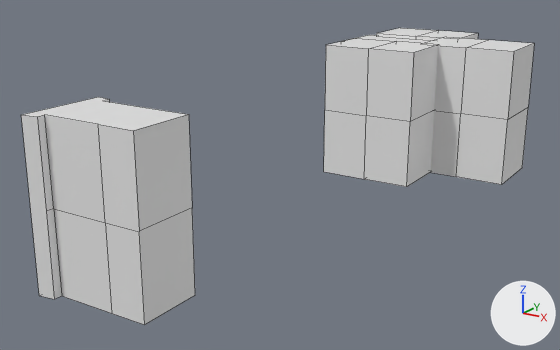
What one commit did to the Blender file Models/GroupD/Factory Kit/Factory Interior/Support Beams/FI-013 SupportBeam_Wall.blend.
Camera for both pictures: a 50 mm camera at (5.59, -5.51, 3.74) aimed at (-0.11, 3.25, 0.49). The axes (+X, +Y, +Z) are drawn at lower right. The lights are the same throughout. Mesh edges are drawn as thin lines.
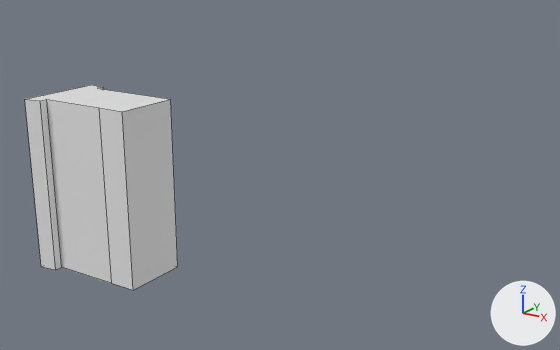
Scene script edits in JSON lines:
```json
{"block": "me_cube_011", "where": "# used by ob_supportbeam_wall; location = (0.0, 0.001, 1.0)"}
{"op": "remove", "block": "me_cube_011", "code": "me_cube_011.from_pydata(...)  # 30 vertices, 19 faces; spans x -0.75..0.65, y -0.53..0.53, z -1.0..1.0"}
{"op": "add", "block": "me_cube_011", "code": "me_cube_011.from_pydata(...)  # 20 vertices, 12 faces; spans x -1.34..0.0, y 0.0..1.0, z 0.0..2.0"}
{"block": "me_cube_011", "change": "me_cube_011 part 1: the whole mesh is rebuilt"}
{"op": "add", "block": "ob_cube_006", "code": "ob_cube_006.hide_set(True)"}
{"op": "add", "block": "ob_cube_012", "code": "ob_cube_012.hide_set(True)"}
{"op": "add", "block": "ob_cube_015", "code": "ob_cube_015.hide_set(True)"}
{"op": "add", "block": "ob_cube_016", "code": "ob_cube_016.hide_set(True)"}
{"op": "set", "path": "ob_supportbeam_wall.location", "old": "(0.0, 0.001, 1.0)", "new": "(0.0, 0.0, 0.0)"}
```

What differs and where, as boxes (x1, y1, x2, y2) in the pictures (560 x 350 px):
```json
{"object": "supportbeam_wall", "change": "reshaped, moved", "before": [21, 97, 195, 325], "after": [25, 85, 178, 290], "on screen": "12% narrower, 10% shorter"}
{"object": "Cube.012", "change": "hidden", "before": [324, 38, 438, 187]}
{"object": "Cube.006", "change": "hidden", "before": [423, 38, 534, 185]}
{"object": "Cube.015", "change": "hidden", "before": [376, 28, 478, 40]}
{"object": "Cube.016", "change": "hidden", "before": [344, 35, 433, 43]}
```
